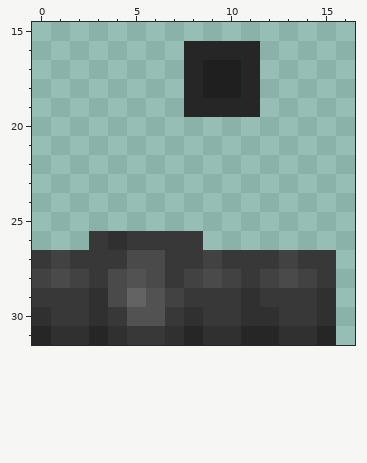
Two versions of one pixel-art sprite, src/main/resources/assets/minecraft/textures/models/armor/movementarmor_layer_1.png. Above is the file before it was changed.
The file is 64x32 pixels. Colours within 5 levels of each other are drawn and written as one. Shown: x 0..16, y 15..31.
New version:
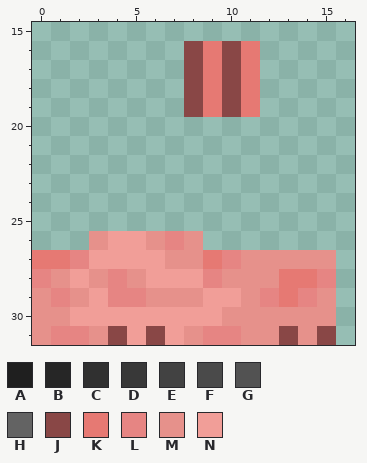
Palette (. is transparent): A #1f1f1f  B #262626  C #303030  D #383838  E #424242  F #4a4a4a  G #525252  H #636363  J #894746  K #e67973  L #e68583  M #e6918b  N #f19e98
From old to new:
Changed rows in their new state; - is an unchanged pixel.
first column x 8:
16 JKJK
17 JKJK
18 JKJK
19 JKJK
first column x 0:
26 ---MNNMLM-------
27 KKLNNNNMMKLMMMMM
28 LMNMLMNNNLMMMKKL
29 MLMNLLMMMNNMLKLM
30 MMNNNNNNNNMMMMMM
31 MLLMJNJNMLLMMJMJ
Boxes around the changes in both pictures, in picture pixels (x1, y1, x2, y2):
changed: (184, 41, 260, 117)
changed: (32, 231, 336, 345)
